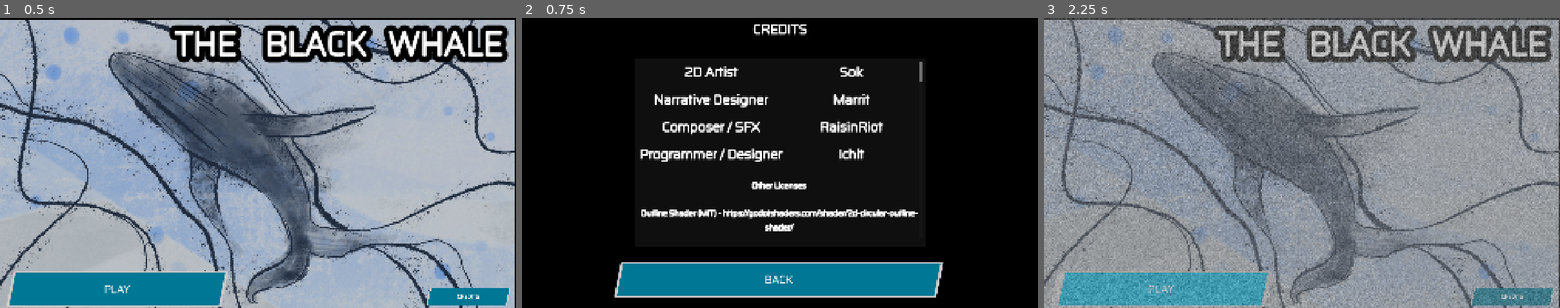
Above: before the commit, frames 1-3 (left to right).
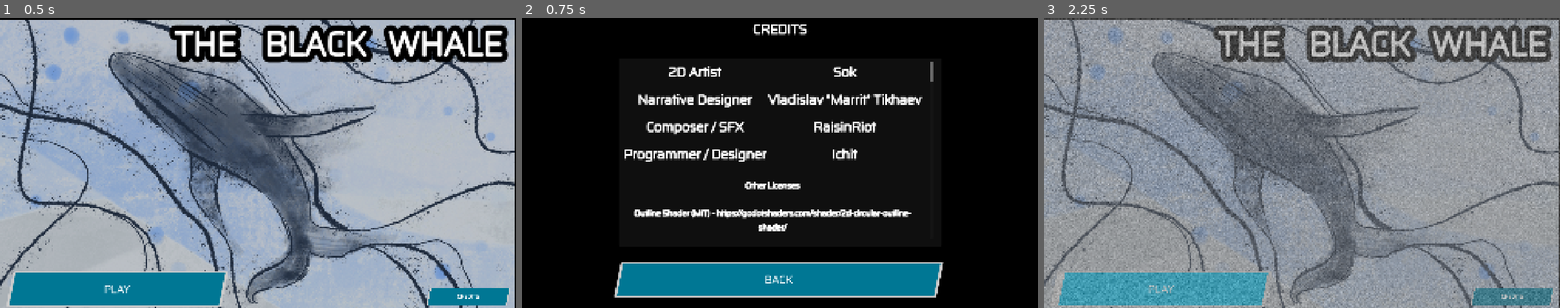
Above: after the commit, the same moments.

Repository: mathew-tran/jamegam50
Game: Godot game, scene res://Scenes/Title.tscn
Two runs of this game, one before a commit and one after it. Both use one fixed random seed, a clock stepped at 60 frames per second and the inputs below.
Inputs:
- Up to frame 1 (0.5 s): no input
- Up to frame 2 (0.75 s): click "CREDITS" at 0.5 s
- Up to frame 3 (2.25 s): click "BACK" at 1.25 s; click "PLAY" at 2 s

Frame 1 is identical in both runs. In frame 2, 5.2% of the frame differs, in the area x 19-80%, y 15-74%; in frame 3, nothing differs.

Commit message:
update credit

Diff:
--- a/Scenes/Credits.tscn
+++ b/Scenes/Credits.tscn
@@ -22,7 +22,7 @@
 text = "CREDITS"
 
 [node name="Panel" type="Panel" parent="CanvasLayer"]
-custom_minimum_size = Vector2(1080, 700)
+custom_minimum_size = Vector2(1200, 700)
 anchors_preset = 8
 anchor_left = 0.5
 anchor_top = 0.5
@@ -40,7 +40,7 @@
 layout_mode = 0
 offset_left = 17.0
 offset_top = 10.0
-offset_right = 1067.0
+offset_right = 1167.0
 offset_bottom = 672.0
 
 [node name="VBoxContainer2" type="VBoxContainer" parent="CanvasLayer/Panel/ScrollContainer"]
@@ -91,7 +91,7 @@
 theme_override_constants/outline_size = 10
 theme_override_fonts/font = ExtResource("1_i8h6y")
 theme_override_font_sizes/font_size = 50
-text = "Marrit"
+text = "Vladislav \"Marrit\" Tikhaev"
 horizontal_alignment = 1
 
 [node name="Title" type="Label" parent="CanvasLayer/Panel/ScrollContainer/VBoxContainer2/VBoxContainer"]
